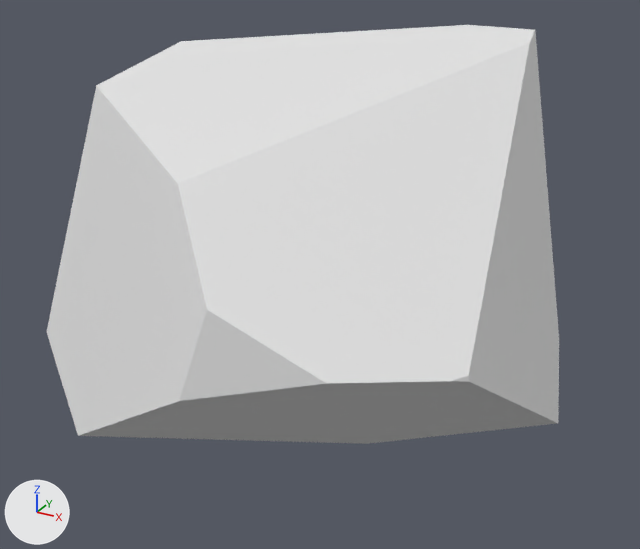
A saved change to the OBJ model assets/pieces/daikon_train/daikon_0217.obj.
Rendered twice from a 50 mm lens placed at (0.022, -0.0383, 0.0189), pointed at (0.0017, -0.0013, 0.0004). Lighting does not change. The marker at lower left points along +X, +Y and +Z. The picture after the commit comes second. Where no turn or scale is listed for an object, it has been applied to the vertices.

Names of what the first picture shows: 'daikon_0217'.
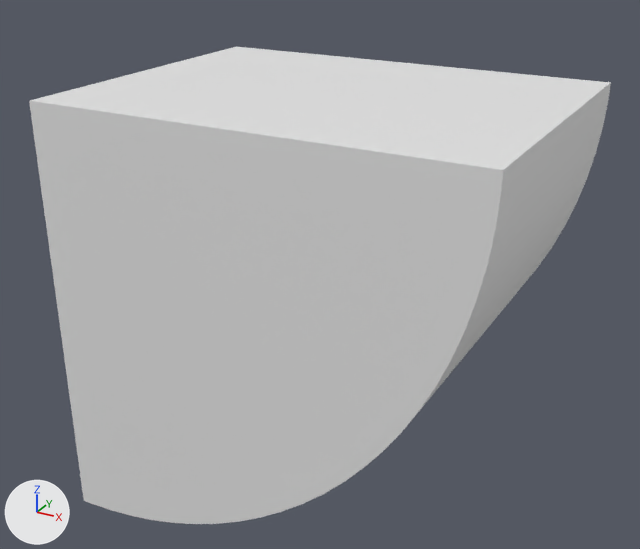
Pixel boxes (x1, y1, x2, y2) of what changed, in the pictures (640 x 549 px):
'daikon_0217', reshaped (14% wider, 14% taller)
    before: (47, 25, 559, 444)
    after: (29, 47, 611, 524)

The change, as a list of edits to the scene's bpy script:
```text
Change me_daikon_0217:
    used by ob_daikon_0217; location = (0.0, 0.0, 0.0)
    remove me_daikon_0217.from_pydata(...)  # 20 vertices, 36 faces; spans x -0.014..0.0132, y -0.0154..0.0087, z -0.0147..0.012
    add me_daikon_0217.from_pydata(...)  # 54 vertices, 104 faces; spans x -0.0098..0.0131, y -0.0087..0.0087, z -0.0132..0.0097
    me_daikon_0217 part 1: the whole mesh is rebuilt
```
